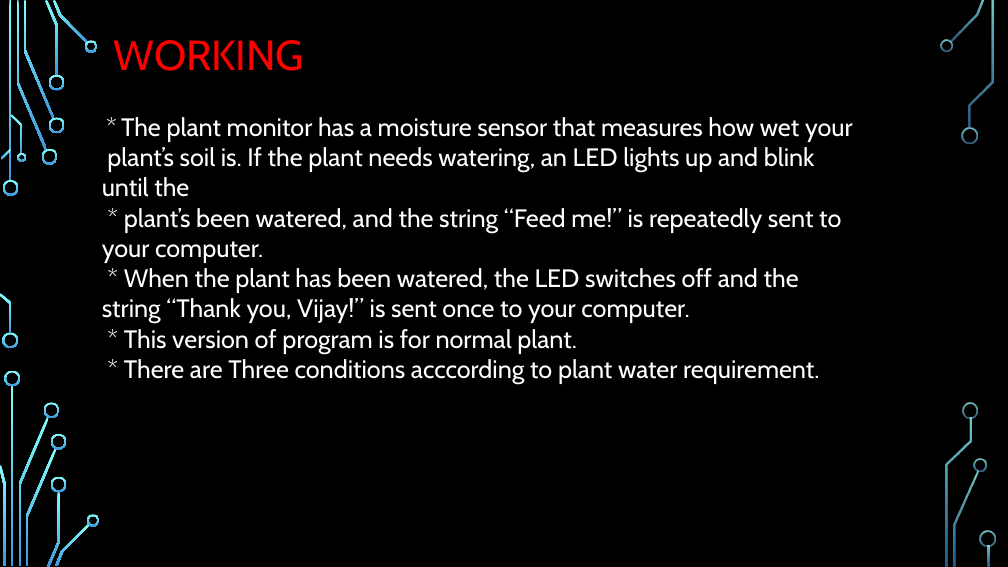
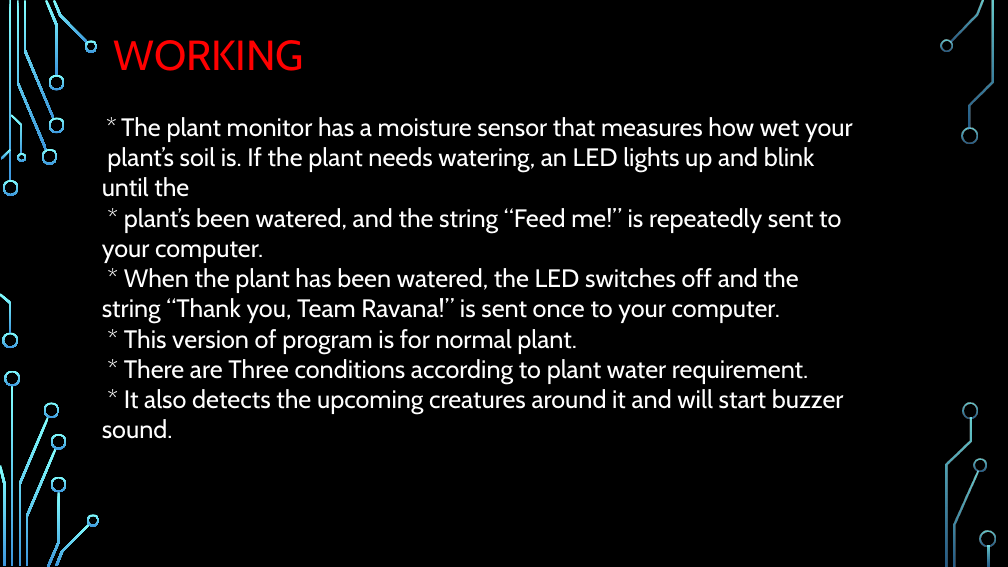
Before and after one commit to vijaypurohit/Little-Groot, a slide deck: slide 2 of Little Groot.pptx (slide 3 before the commit). Drawn at 1008x567 pixels with LibreOffice and Linux fonts; fonts in the diff are those of the drawing; background and template pictures are left out. Boxes give left, top, right and bottom in pixels: in the first picture for what was removed or moved away, otherwise in the second. Text is boxed around its words. In the diff, an @@ line names an element or a change of style, - is before the commit and + after.

```diff
--- a/Little Groot.pptx
+++ b/Little Groot.pptx
@@ text at (102,268,799,324): text changed @@
-* When the plant has been watered, the LED switches off and the string “Thank you, Vijay!” is sent once to your computer.
+* When the plant has been watered, the LED switches off and the string “Thank you, Team Ravana!” is sent once to your computer.
@@ text at (102,359,844,439): text changed @@
-* There are Three conditions acccording to plant water requirement.
+* There are Three conditions according to plant water requirement.
+* It also detects the upcoming creatures around it and will start buzzer sound.
```
Also in this commit, not shown: 3 other slides changed, 2 other files.
